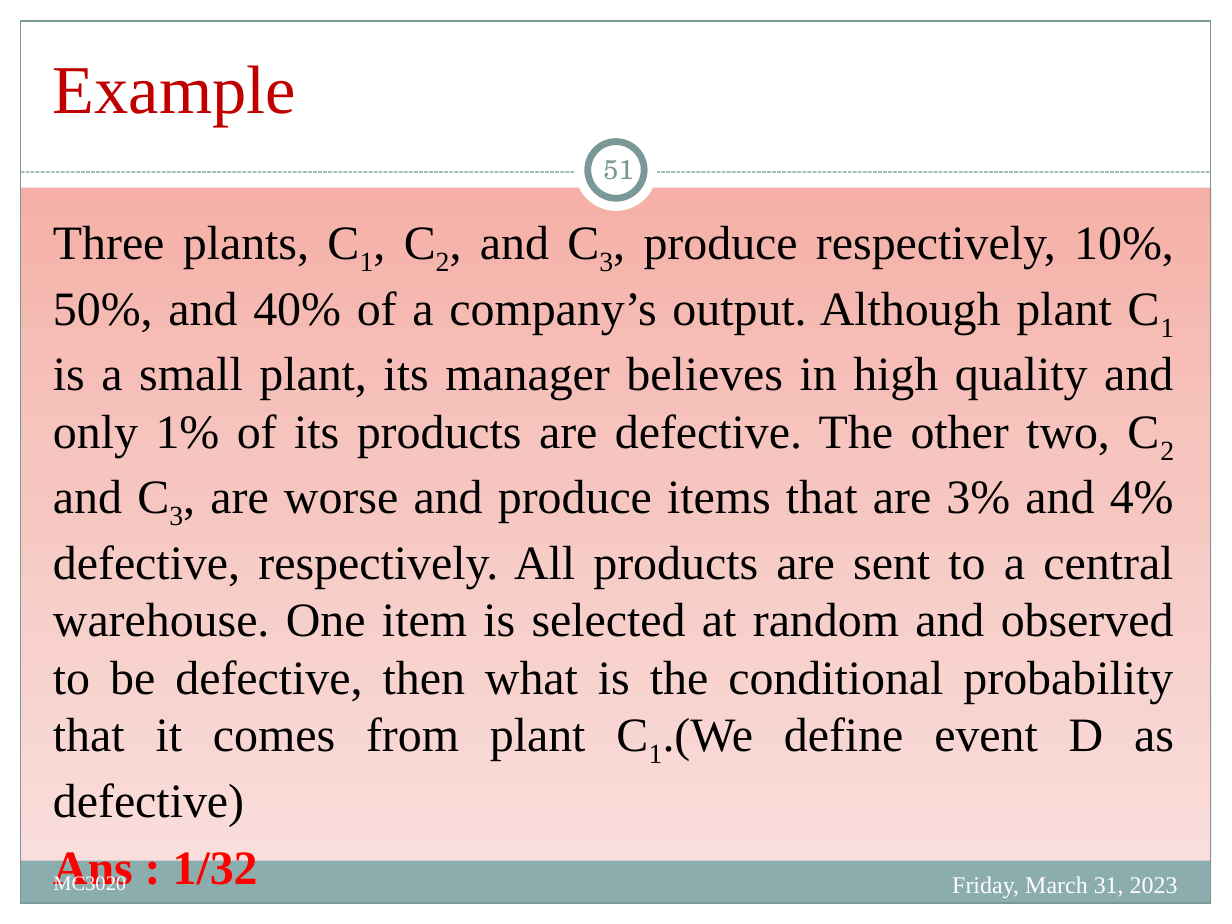
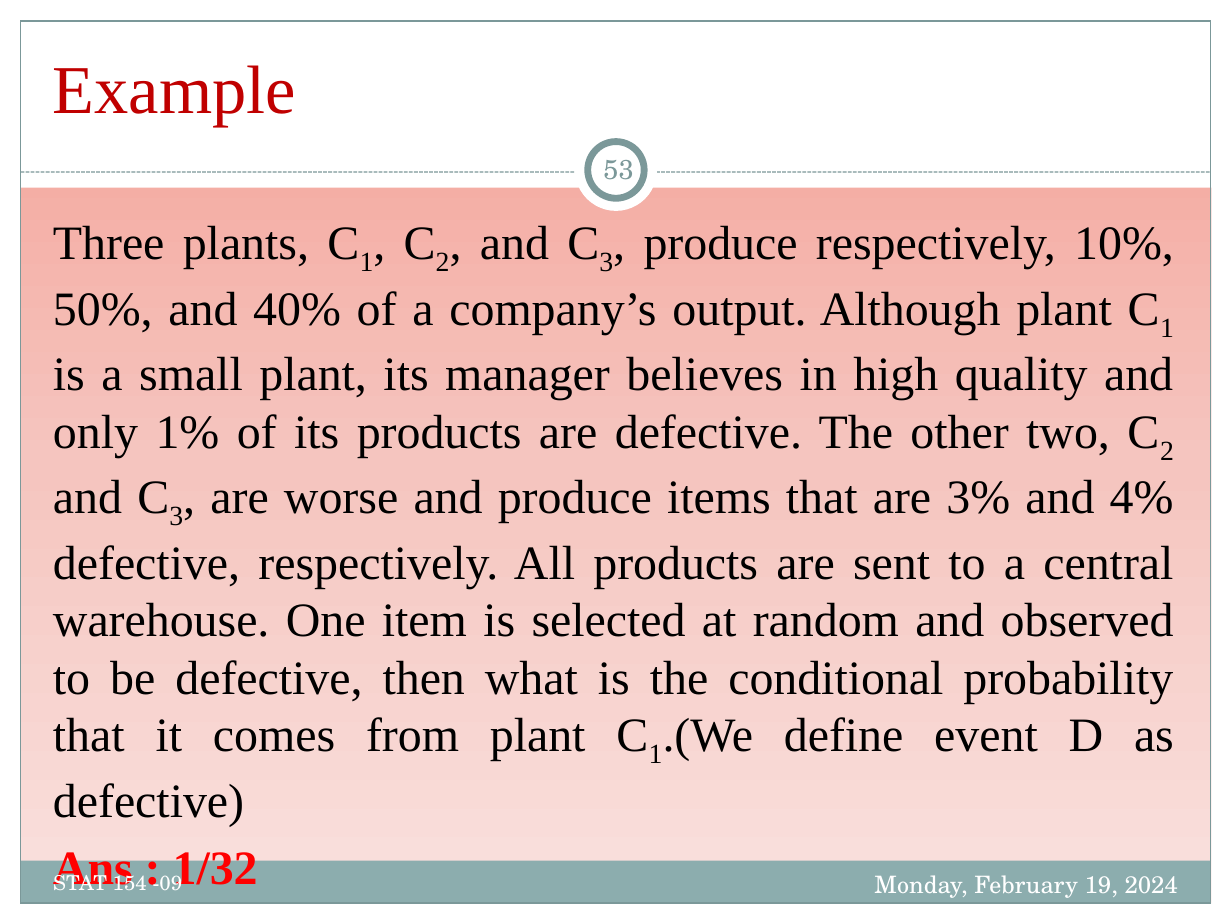
Before and after one commit to Mayooran1987/MC3020_E22, a slide deck: slide 53 of Lect_1.pptx (slide 51 before the commit). Drawn at 1232x924 pixels with LibreOffice and Linux fonts; fonts in the diff are those of the drawing. Boxes give left, top, right and bottom in pixels: in the first picture for what was removed or moved away, otherwise in the second. Text is boxed around its words. In the diff, an @@ line names an element or a change of style, - is before the commit and + after.

```diff
--- a/Lect_1.pptx
+++ b/Lect_1.pptx
@@ page number at box(603, 160, 633, 180): text changed @@
-51
+53
@@ text at box(53, 870, 183, 890): text changed; font Times New Roman to TeX Gyre Schola @@
-MC3020
+STAT 154 -09
@@ text at box(874, 875, 1178, 898): text changed; font Times New Roman to TeX Gyre Schola @@
-Friday, March 31, 2023
+Monday, February 19, 2024
```
Also in this commit, not shown: 70 other slides changed, 2 slides added, 2 slides removed.
